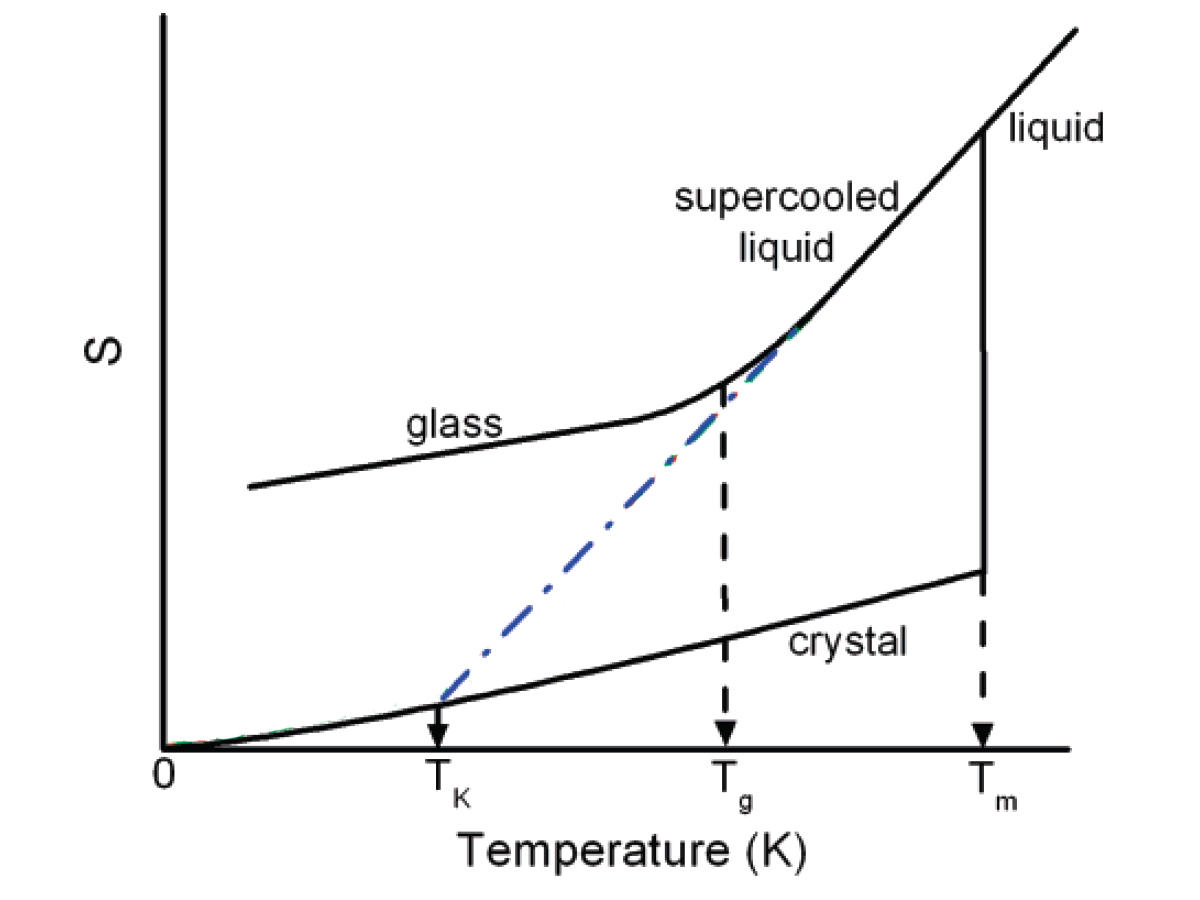
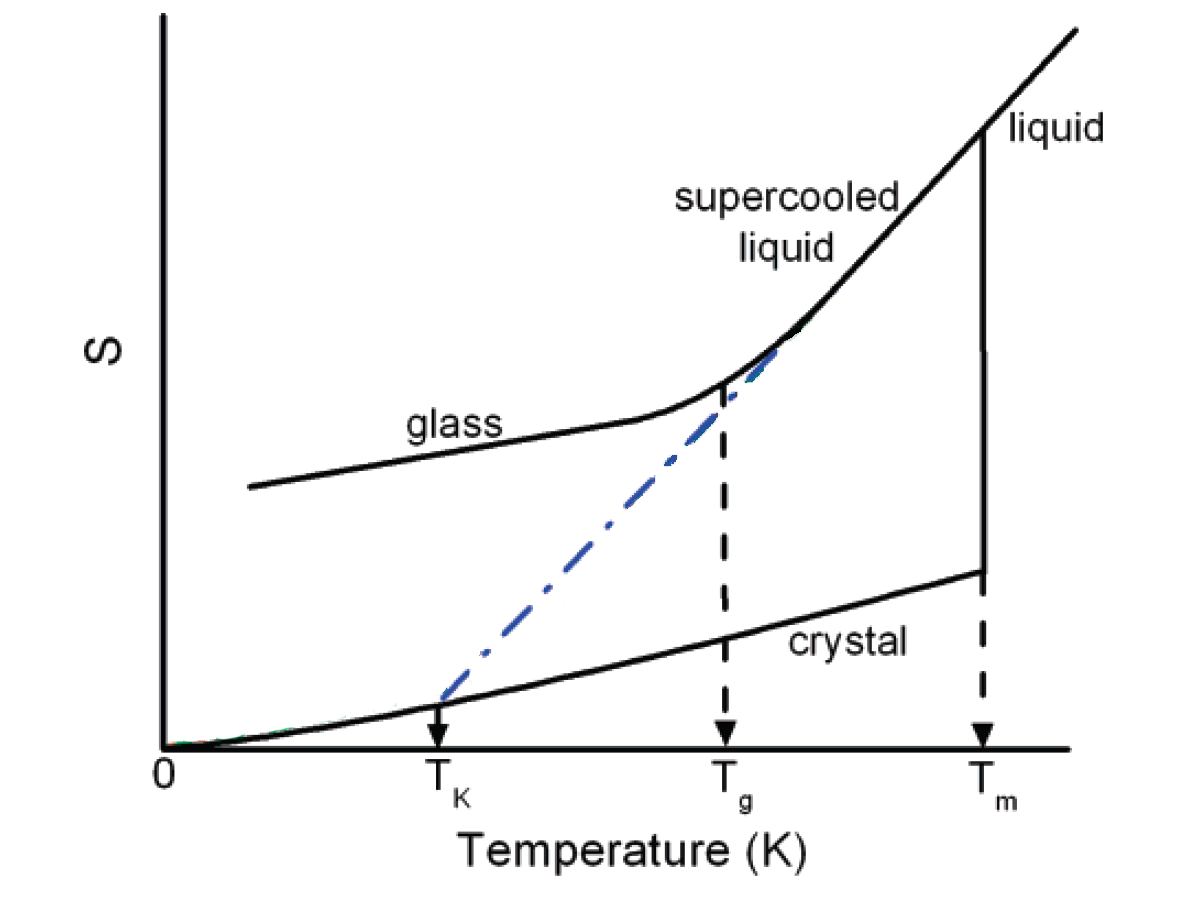
Layer changes from the first w=1200, h=900 image to the second:
added layer "Layer 3" above "Layer 2" over box(443, 326, 802, 693)
